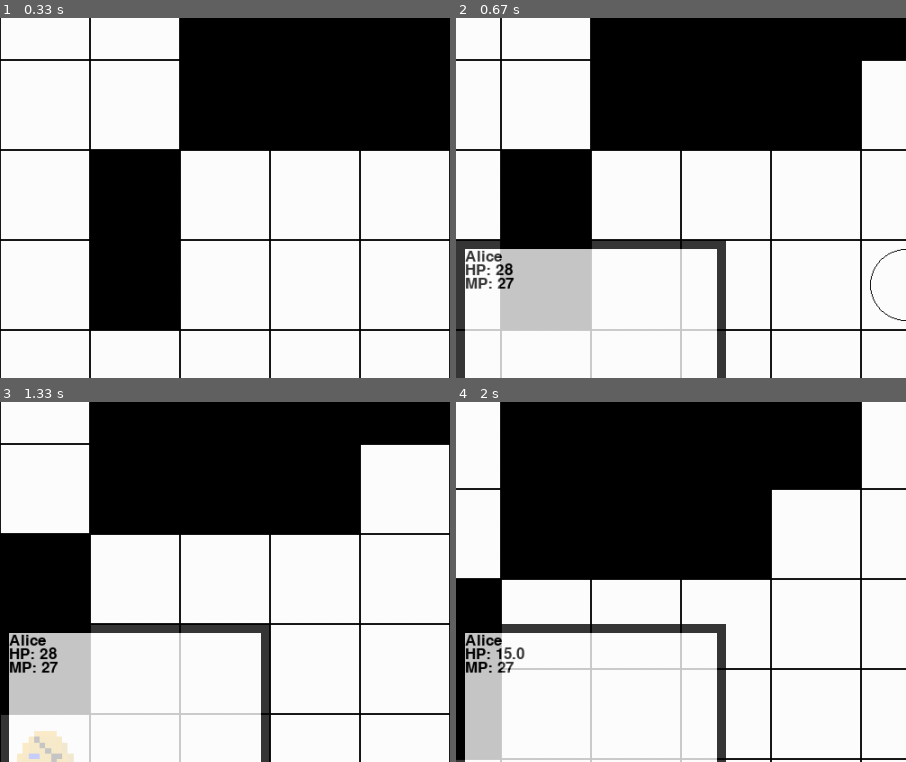
Above: before the commit, frames 1-4 (two rows, left to right).
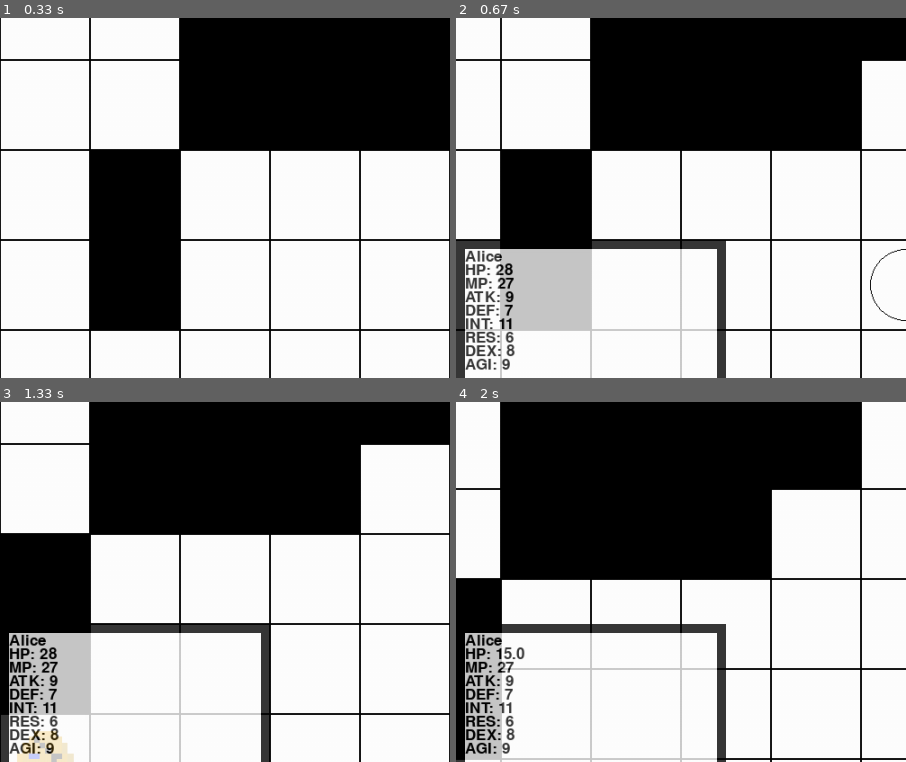
Above: after the commit, the same moments.

Repository: B3NJP/FinalSDDProject
Game: pygame game, started from main.py
Two runs of this game, one before a commit and one after it. Both use one fixed random seed, a clock stepped at 60 frames per second and the inputs below.
Inputs:
- Up to frame 1 (0.33 s): no input
- Up to frame 2 (0.67 s): hold M from 0.33 s (still down); hold Right from 0.33 s (still down)
- Up to frame 3 (1.33 s): release M at 0.8 s; release Right at 0.8 s; hold Right 0.83-1.3 s; hold D 0.83-1.3 s
- Up to frame 4 (2 s): hold Up 1.33-1.63 s; hold W 1.33-1.63 s; hold Right from 1.67 s (still down); hold D from 1.67 s (still down)
The pictures show only the part of the screen within x 0-50%, y 19-69%; the shares and areas given below are measured in that part.

Frame 1 is identical in both runs. In frame 2, 1.2% of the frame differs, in the area x 2-14%, y 75-98%; in frame 3, 1.2%; in frame 4, 1.2%.

Commit message:
Now displays all stats

Diff:
--- a/main.py
+++ b/main.py
@@ -317,6 +317,12 @@
         statWindow.blit(font.render(selected.name, True, black), [10, 10])
         statWindow.blit(font.render('HP: ' + str(selected.HP), True, black), [10, 25])
         statWindow.blit(font.render('MP: ' + str(selected.MP), True, black), [10, 40])
+        statWindow.blit(font.render('ATK: ' + str(selected.ATK), True, black), [10, 55])
+        statWindow.blit(font.render('DEF: ' + str(selected.DEF), True, black), [10, 70])
+        statWindow.blit(font.render('INT: ' + str(selected.INT), True, black), [10, 85])
+        statWindow.blit(font.render('RES: ' + str(selected.RES), True, black), [10, 100])
+        statWindow.blit(font.render('DEX: ' + str(selected.DEX), True, black), [10, 115])
+        statWindow.blit(font.render('AGI: ' + str(selected.AGI), True, black), [10, 130])
         screen.blit(statWindow, [0, screenSize[1]-statWindowSize[1]])
 
     if dispComboWind:
